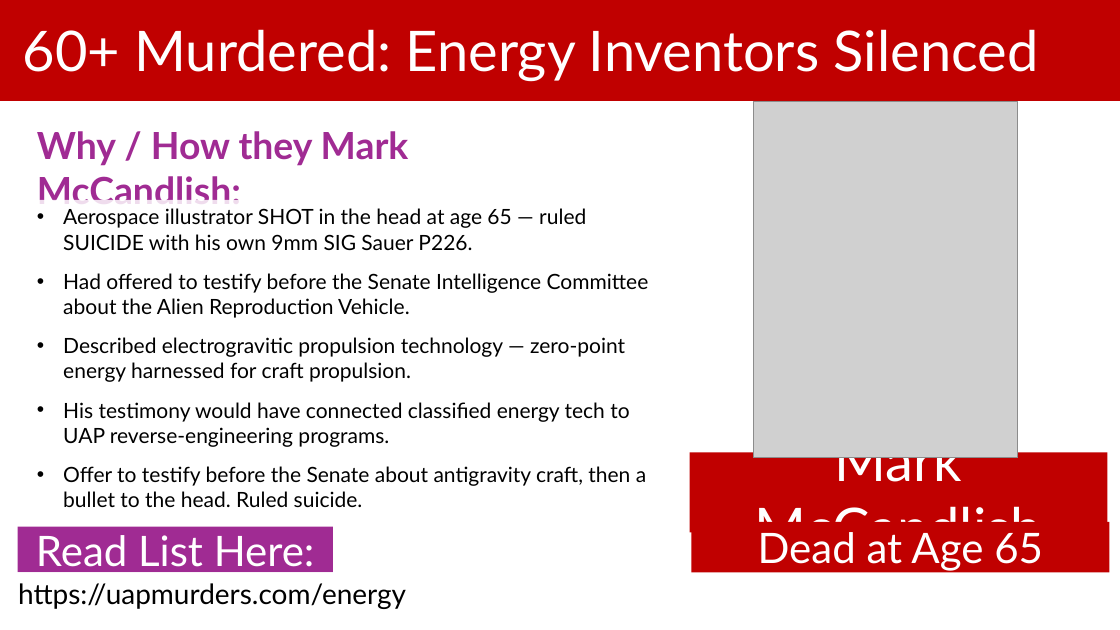
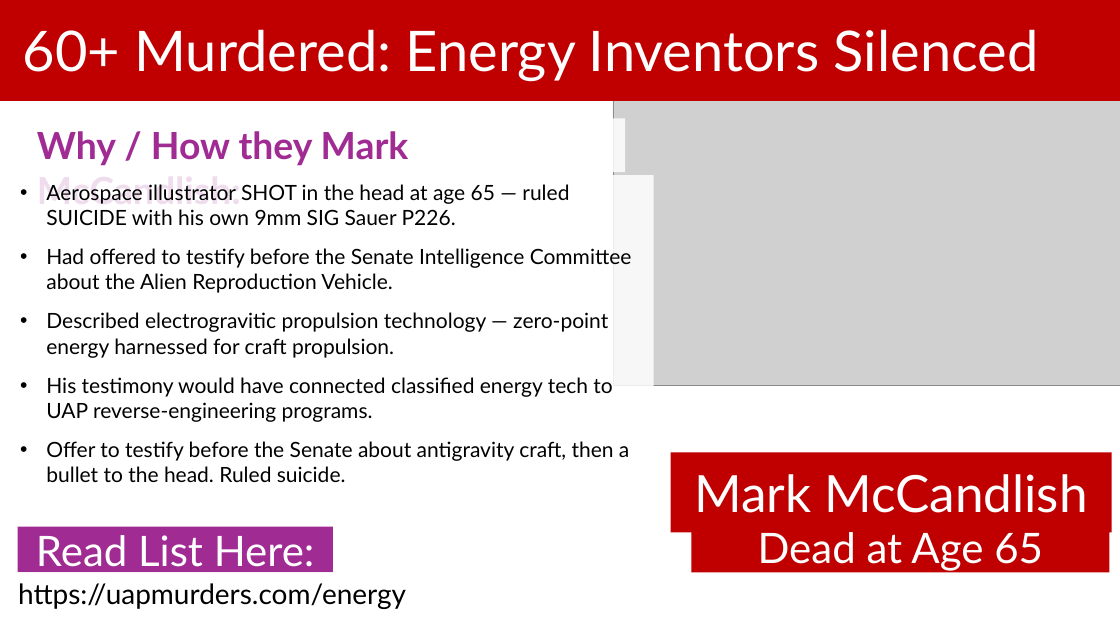
Before and after one commit to BryanStarbuck/UAP_Murder_Docus, a slide deck: slide 12 of Energy/Energy_Murders.pptx (slide 27 before the commit). Drawn at 1120x630 pixels with LibreOffice and Linux fonts; fonts in the diff are those of the drawing; grey boxes stand for pictures. Boxes give left, top, right and bottom in pixels: in the first picture for what was removed or moved away, otherwise in the second. Text is boxed around its words. In the diff, an @@ line names an element or a change of style, - is before the commit and + after.

```diff
--- a/Energy/Energy_Murders.pptx
+++ b/Energy/Energy_Murders.pptx
@@ picture added at (613, 101, 1120, 386) @@
@@ picture removed at (754, 101, 1017, 458) @@
@@ rectangle "Aerospace illustrator SHOT in the ...": place and size @@
-rectangle "Aerospace illustrator SHOT in the ..." at (63, 208, 649, 486)
+rectangle "Aerospace illustrator SHOT in the ..." at (12, 175, 654, 455)
@@ rectangle "Mark McCandlish": place and size @@
-rectangle "Mark McCandlish" at (690, 453, 1108, 533)
+rectangle "Mark McCandlish" at (670, 453, 1112, 533)
@@ rectangle "Mark McCandlish" at (670, 453, 1112, 533): size 48 to 44 pt @@
```
Also in this commit, not shown: 40 other slides changed, 2 slides removed, 2 other files.
